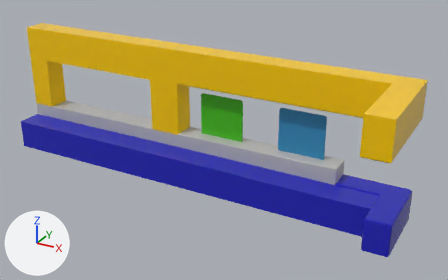
A saved change to the FBX model Assets/Art/Meshes/recepción.fbx.
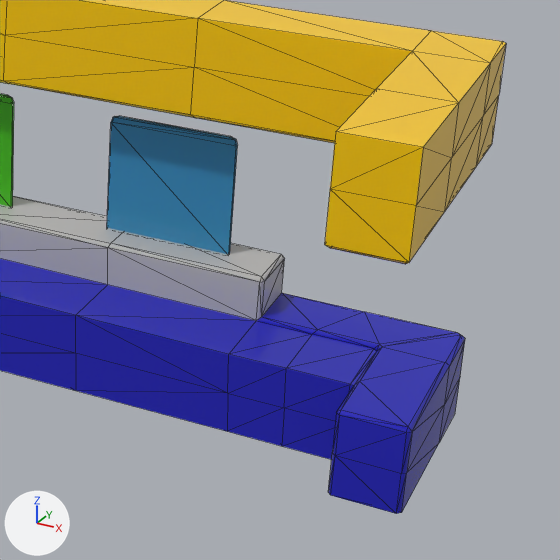
Old and new are each drawn whole from a camera (50 mm lens) standing at (5.24, -12.74, 7.55) and looking at (-1.37, -0.72, 1.55) and again close up on the part from 53% to 100% of the width and 23% to 98% of the height. The lights are fixed; the arrows at lower left show +X, +Y and +Z. The first two pictures are the older version. The close-ups show mesh edges as thin lines. Where no turn or scale is listed for an object, it has been applied to the vertices.

Objects in the first close-up: 'Recepción'.
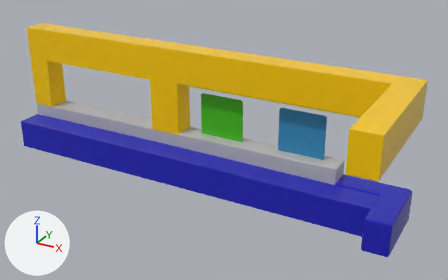
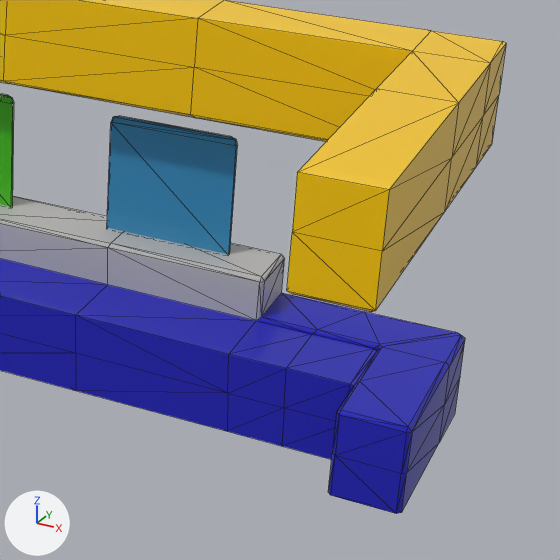
Changed parts and their boxes [x1, y1, x2, y2] in the close-ups (560 x 560 px; the box of a moved part takes in the faces that stretch with it):
part 1 of me_mesh, moved or reshaped: before [325, 89, 459, 264]; after [287, 89, 459, 312]

What the commit changed:
me_mesh is used by ob_recepción; location (0.0, 0.0, 0.0).
Before the commit, vertices of me_mesh: 17 (2.96, -2.17, 3.41) at pixel (423, 147), 18 (2.35, -2.17, 3.41) at pixel (335, 131), 39 (2.35, -2.17, 2.55) at pixel (324, 244), 40 (2.96, -2.17, 2.55) at pixel (409, 262), 54 (2.92, -2.13, 2.52) at pixel (405, 264).
Before the commit, vertices of me_mesh: 55 (2.39, -2.13, 2.52) at pixel (330, 248), 74 (2.96, -2.17, 2.98) at pixel (416, 205), 75 (2.35, -2.17, 2.98) at pixel (330, 189).
me_mesh had 261 vertices, 514 faces and spanned x -8.04..2.96, y -2.17..0.42, z 0.0..3.41.
me_mesh now has 261 vertices, 514 faces and spans x -8.04..2.96, y -2.99..0.42, z 0.0..3.41.
Part 1, on me_mesh:
Vertices 17, 18, 39, 40, 54, 55, 74, 75 of me_mesh move by (0.0, -0.83, 0.0).
